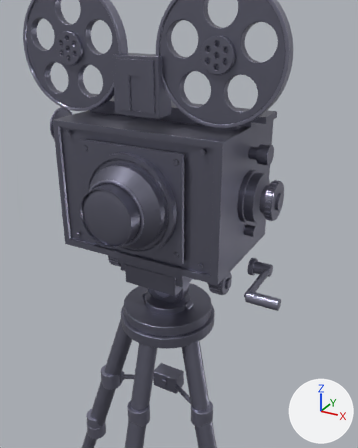
What one commit did to the glTF model tools/camera-match/.iter/model.glb.
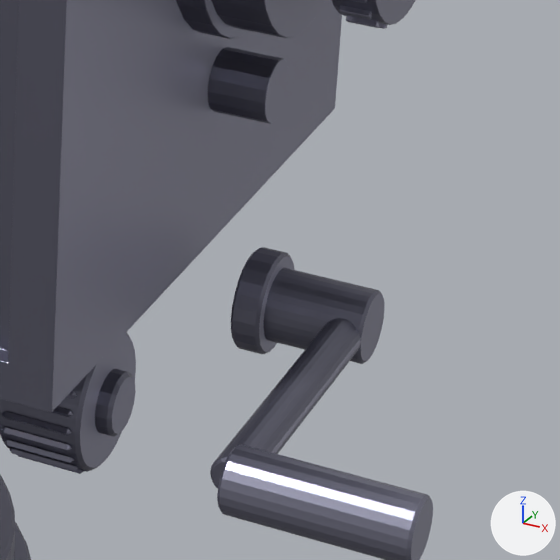
Each version appears first from a 50 mm lens placed at (593.0, -1012.0, 405.0), pointed at (90.0, -99.0, -52.0), and next in a close-up on the part from 58% to 84% of the width and 48% to 69% of the height. Lighting does not change. The marker at lower right points along +X, +Y and +Z. The older version's two pictures come first. Where no turn or scale is listed for an object, it has been applied to the vertices. Vertices at exactly the same position are counted once.

The first close-up shows 'camera_body', 'crank', 'head', 'tripod'.
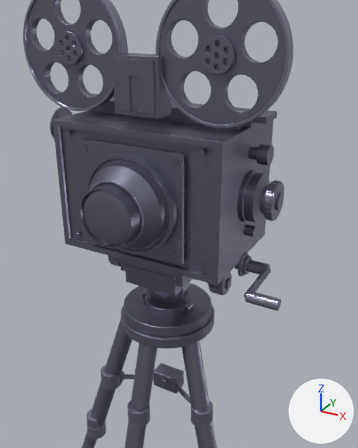
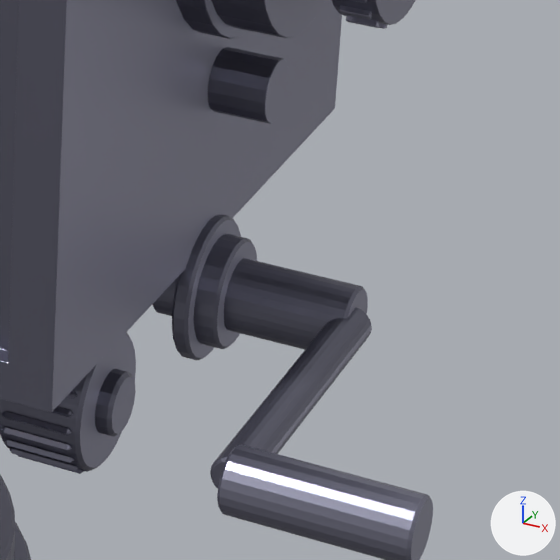
What differs and where, as boxes (x1, y1, x2, y2) in the close-ups (560 x 560 px; the box of a moved part takes in the faces that stretch with it):
```json
{"object": "crank", "change": "reshaped", "before": [210, 247, 433, 560], "after": [152, 214, 433, 560]}
{"part": 1, "of": "me_cylinder_096", "change": "moved or reshaped", "before": [264, 268, 384, 364], "after": [152, 258, 368, 350]}
{"part": 2, "of": "me_cylinder_096", "change": "added", "after": [194, 234, 257, 349]}
{"part": 3, "of": "me_cylinder_096", "change": "added", "after": [172, 214, 241, 360]}
{"part": 4, "of": "me_cylinder_096", "change": "deleted", "before": [231, 247, 294, 354]}
```

Edits to the scene script, one JSON object a line:
```json
{"block": "me_cylinder_096", "where": "# used by ob_crank; location = (259.0, 0.0, -170.6)"}
{"op": "remove", "block": "me_cylinder_096", "code": "me_cylinder_096.from_pydata(...)  # 512 vertices, 1004 faces; spans x -26.0..90.0, y -145.0..21.0, z -21.0..21.0"}
{"op": "add", "block": "me_cylinder_096", "code": "me_cylinder_096.from_pydata(...)  # 640 vertices, 1256 faces; spans x -63.0..90.0, y -145.0..30.0, z -30.0..30.0"}
{"block": "me_cylinder_096", "change": "me_cylinder_096 part 1: the loose piece of 128 vertices spanning x -26.0..26.0, y -15.0..15.0, z -15.0..15.0 is scaled about its middle by (1.59, 1, 1), then moved by (-22.0, 0.0, 0.0)"}
{"block": "me_cylinder_096", "change": "me_cylinder_096 part 2: a new loose piece of 112 vertices spanning x -47.0..-31.0, y -23.0..23.0, z -23.0..23.0, in mat_cam_base (grey #787889)"}
{"block": "me_cylinder_096", "change": "me_cylinder_096 part 3: a new loose piece of 112 vertices spanning x -48.0..-40.0, y -30.0..30.0, z -30.0..30.0, in mat_cam_base (grey #787889)"}
{"block": "me_cylinder_096", "change": "me_cylinder_096 part 4: the loose piece of 96 vertices spanning x -26.0..-14.0, y -21.0..21.0, z -21.0..21.0 is deleted"}
```
